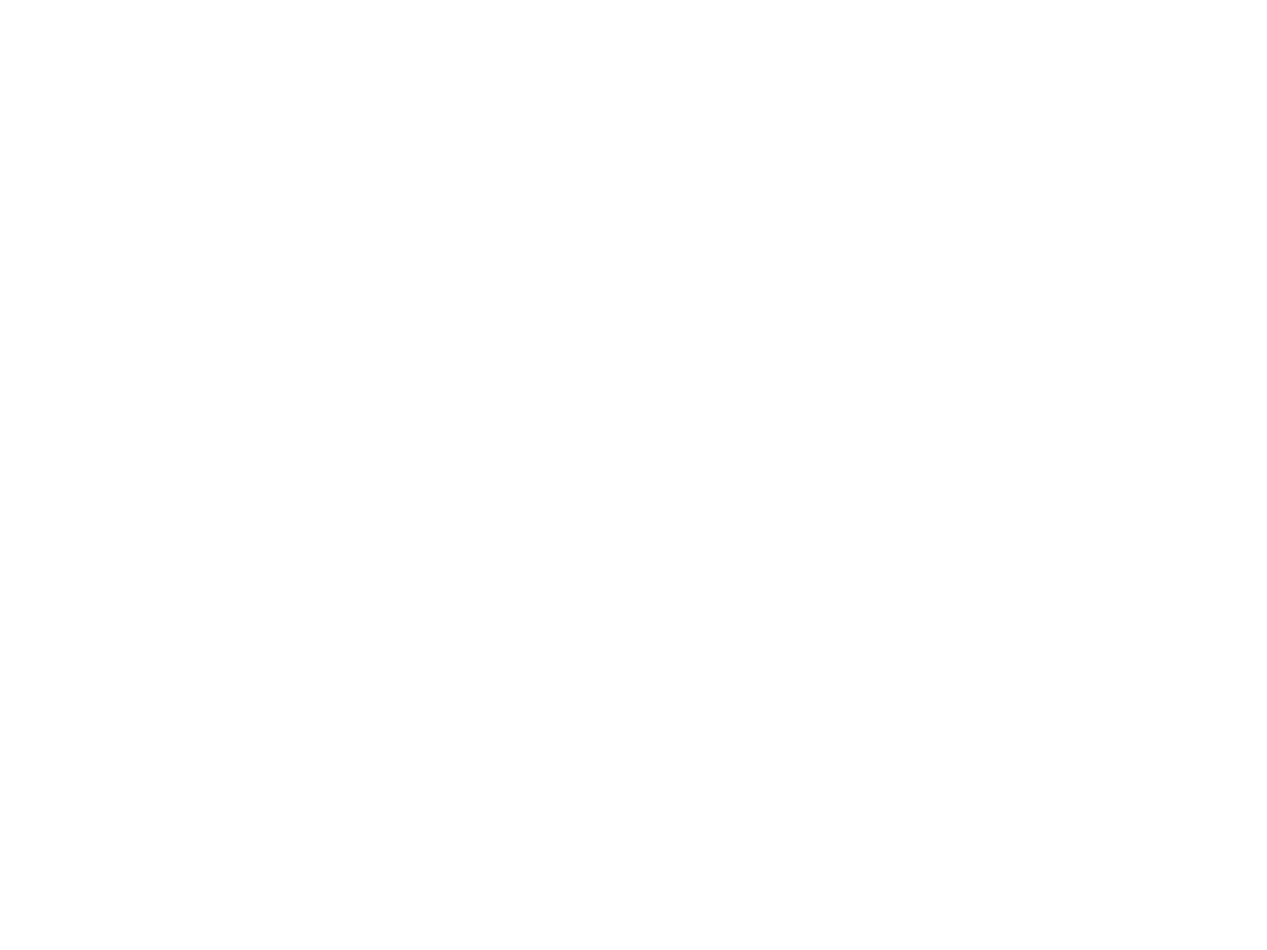
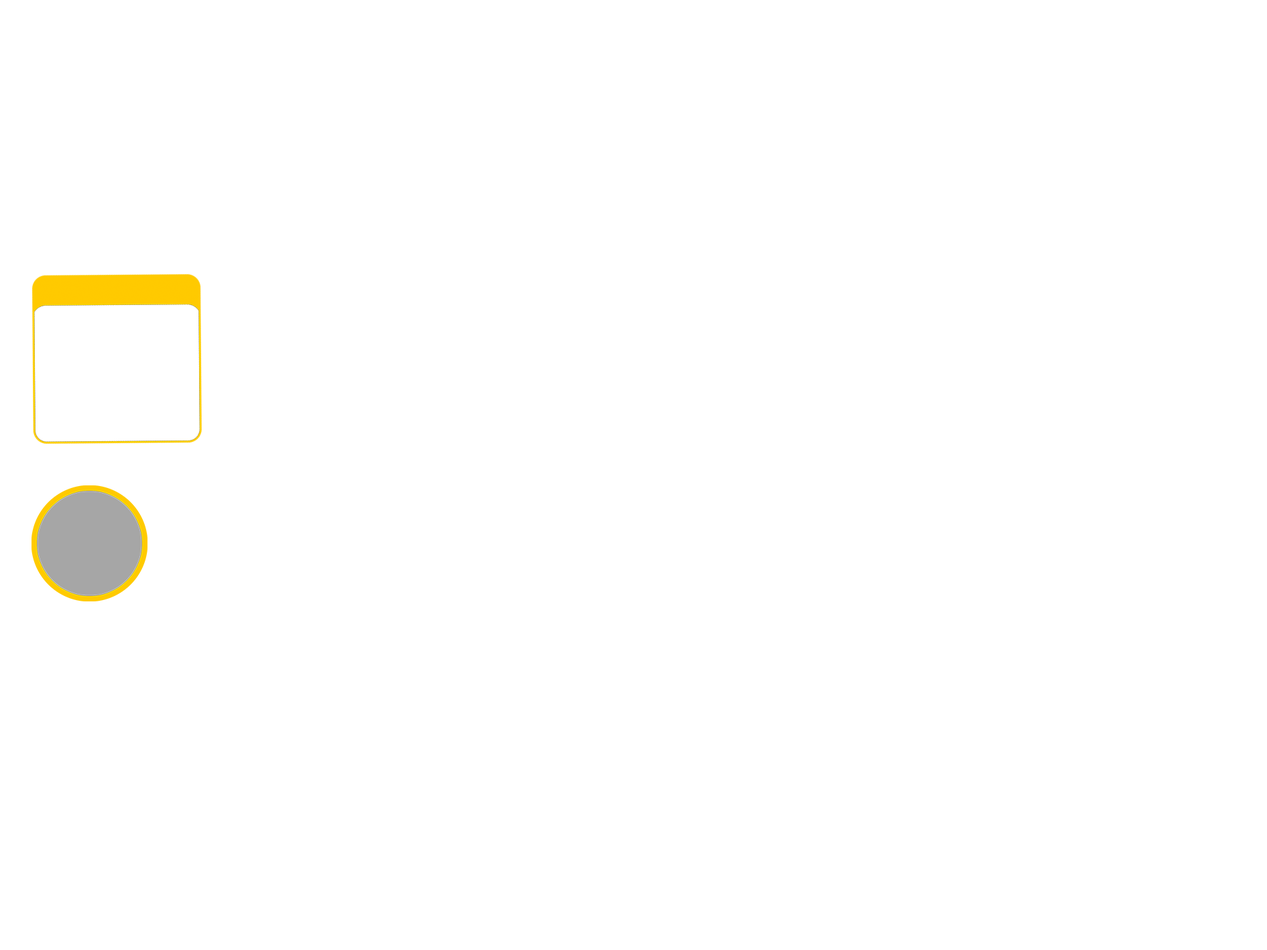
Before/after of a 1267x950 layered artwork. What changed in the layer stack:
added group "faded_disc.png" with 1 layers above "rounded_box.png" over [31, 485, 148, 602]
added layer "Ellipse 1" in group "faded_disc.png" over [31, 485, 148, 602]
added group "rounded_box.png" with 2 layers above "round_bg.png" over [31, 273, 203, 445]
added layer "Rounded Rectangle 3" in group "rounded_box.png" over [31, 273, 203, 445]
